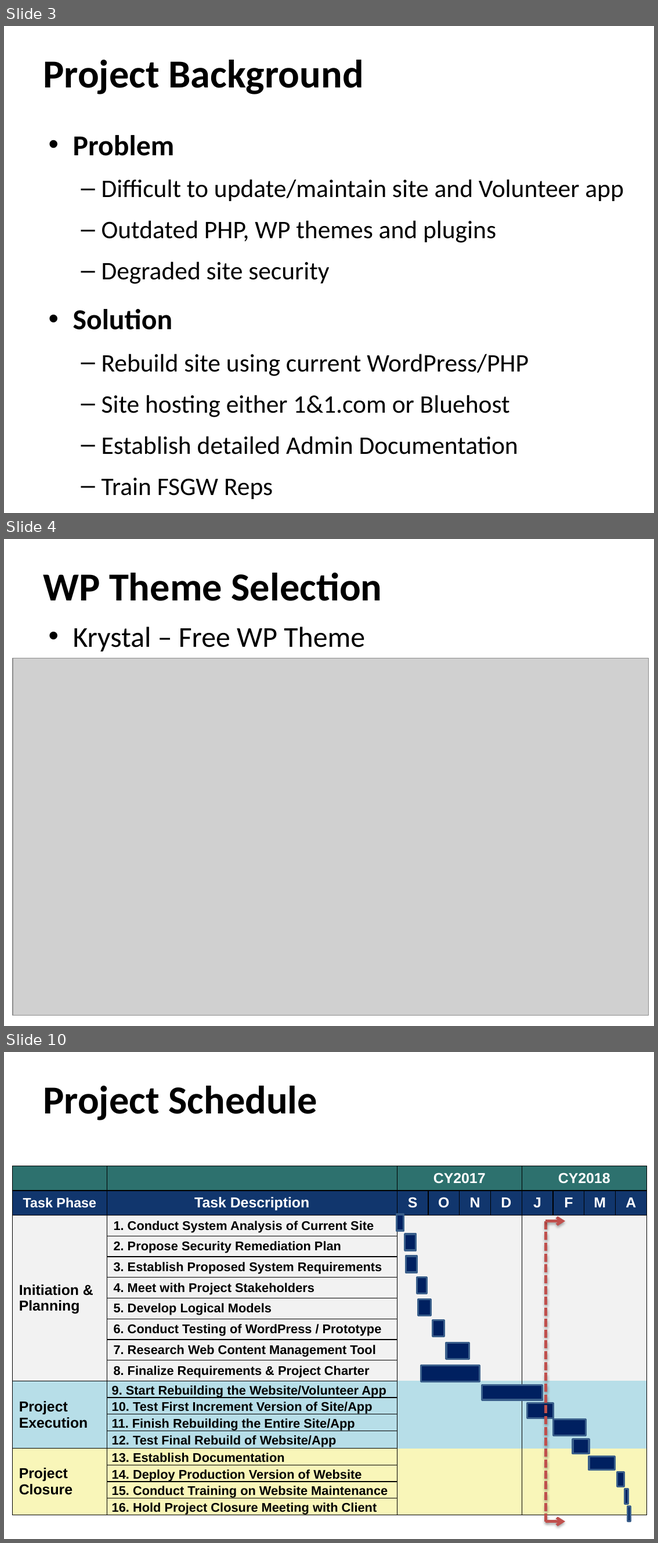
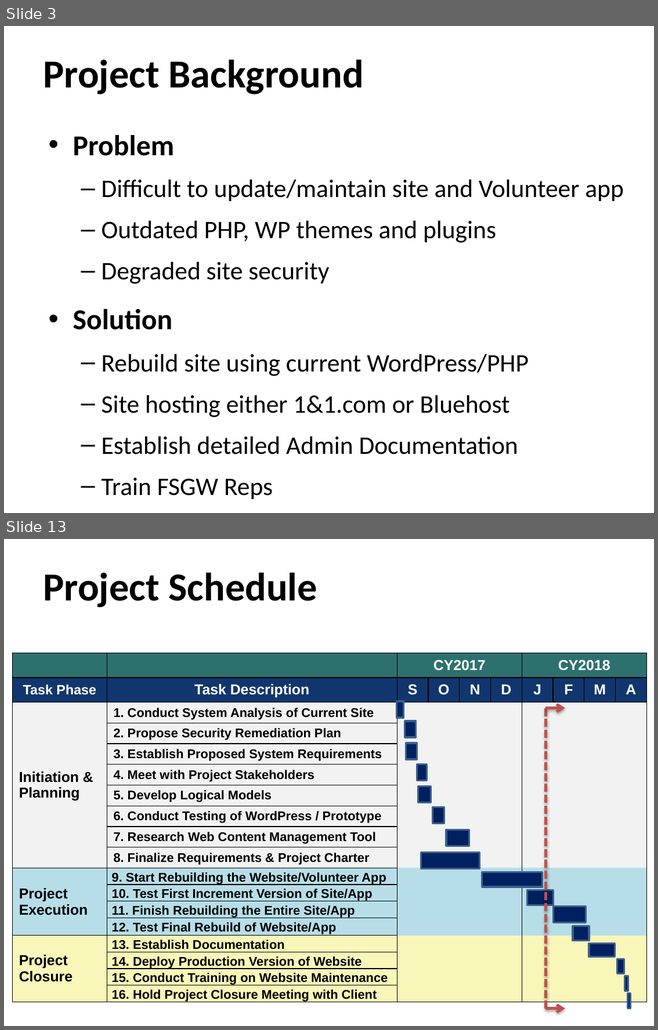
Before and after one commit to ehsantos11/MIST7590-Smithgall-Project, a slide deck: SGW Project Update 24Jan18.pptx. Shown one above the other, each under a label of ours: slides 3, 4 and 10 before the commit, slides 3 and 13 after it; the slides between them are not shown. The pictures are 658x1543 and 658x1030 pixels, drawn with LibreOffice and Linux fonts; fonts in the diff are those of the drawing; grey boxes stand for pictures; background and template pictures are left out. Boxes give left, top, right and bottom in pixels: in the first picture for what was removed or moved away, otherwise in the second. Text is boxed around its words. In the diff, an @@ line names an element or a change of style, - is before the commit and + after.

```diff
--- a/SGW Project Update 24Jan18.pptx
+++ b/SGW Project Update 24Jan18.pptx
@@ slide 4 removed at bbox=[4, 539, 654, 1026], background picture (left out) @@
@@ title removed at bbox=[43, 573, 382, 601] @@
-WP Theme Selection
@@ text removed at bbox=[73, 627, 365, 652] @@
-• Krystal – Free WP Theme
@@ picture removed at bbox=[13, 658, 648, 1015] @@
@@ what was slide 10 is now slide 13 @@
```
Also in this commit, not shown: 7 slides changed, 4 slides added.
